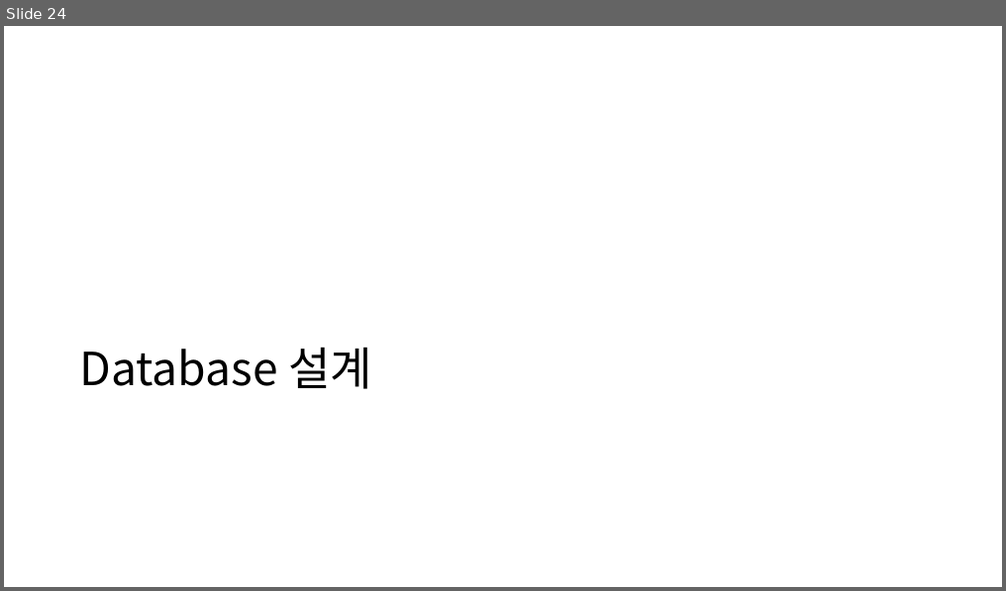
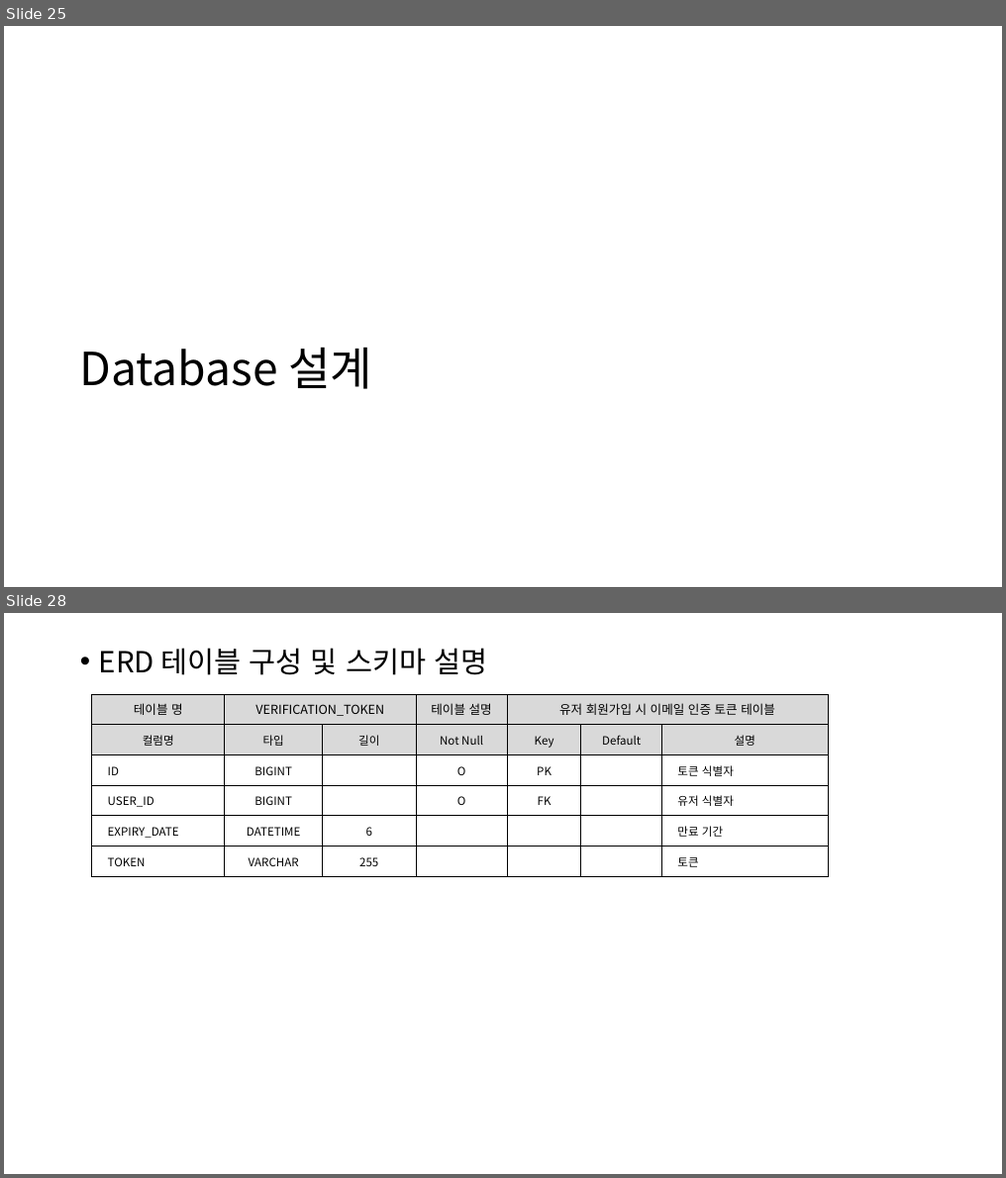
Before and after one commit to hahahahohohoho/mini_project, a slide deck: 빅데이터프로젝트계획서 (1).pptx. Shown one above the other, each under a label of ours: slide 24 before the commit, slides 25 and 28 after it; the slides between them are not shown. The pictures are 1006x591 and 1006x1178 pixels, drawn with LibreOffice and Linux fonts; fonts in the diff are those of the drawing. Boxes give left, top, right and bottom in pixels: in the first picture for what was removed or moved away, otherwise in the second. Text is boxed around its words. In the diff, an @@ line names an element or a change of style, - is before the commit and + after.

Commit message:
[#11] FE CSS적용 확인. 적용에 따른 기능 일부 누락된 것(login상태 관리) 추가 / BE 일부 Entity 데이터 타입 최적화

```diff
--- a/빅데이터프로젝트계획서 (1).pptx
+++ b/빅데이터프로젝트계획서 (1).pptx
@@ slide 28 added at [4, 613, 1002, 1174], background #FFFFFF @@
@@ text added at [99, 648, 487, 675], 28 pt, text #000000 @@
+• ERD 테이블 구성 및 스키마 설명
@@ table added at [91, 694, 829, 876], 6 rows, 7 columns @@
+테이블 명 | VERIFICATION_TOKEN |  | 테이블 설명 | 유저 회원가입 시 이메일 인증 토큰 테이블 |  | 
+컬럼명 | 타입 | 길이 | Not Null | Key | Default | 설명
+ID | BIGINT |  | O | PK |  | 토큰 식별자
+USER_ID | BIGINT |  | O | FK |  | 유저 식별자
+EXPIRY_DATE | DATETIME | 6 |  |  |  | 만료 기간
+TOKEN | VARCHAR | 255 |  |  |  | 토큰
@@ what was slide 24 is now slide 25 @@
```
Also in this commit, not shown: 14 slides changed, 3 other slides added, 11 other files.
